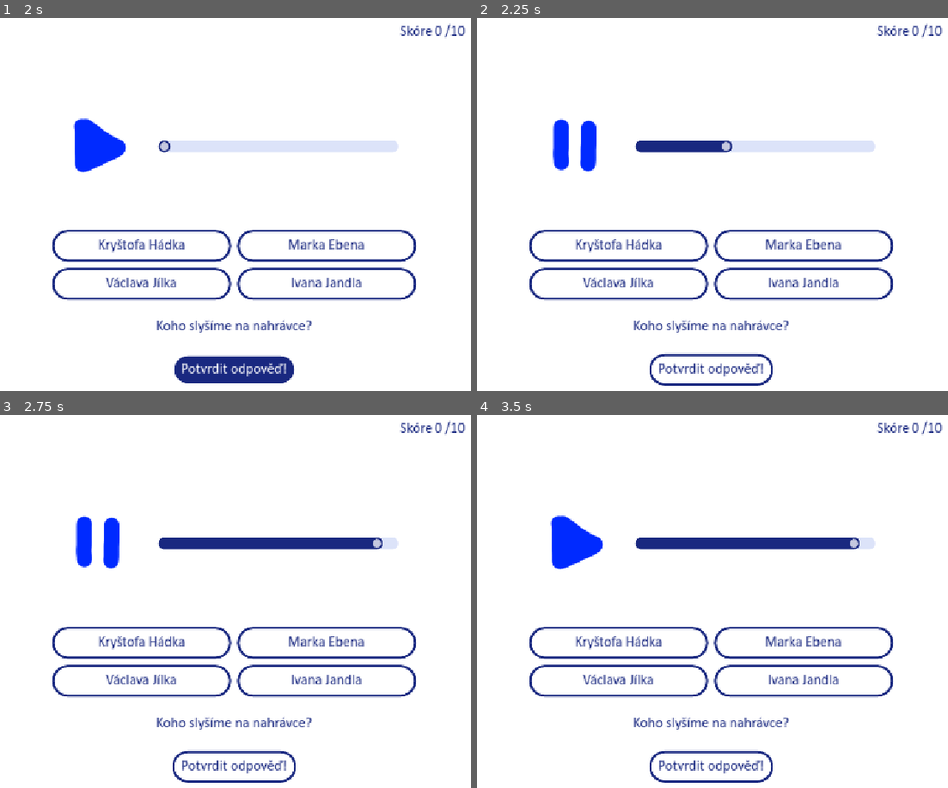
Above: before the commit, frames 1-4 (two rows, left to right).
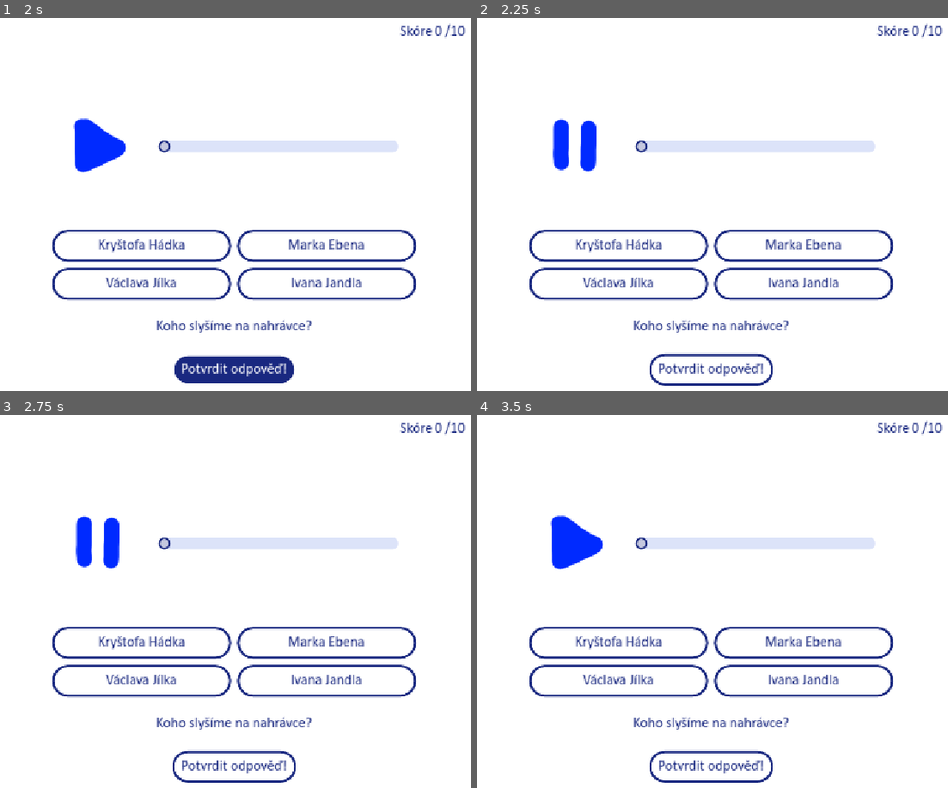
Above: after the commit, the same moments.

Repository: Lavialee/DRDSkviz
Game: Godot game, scene res://scenes/MainMenu.tscn
Two runs of this game, one before a commit and one after it. Both use one fixed random seed, a clock stepped at 60 frames per second and the inputs below.
Inputs (mouse positions are in pixels of both pictures, inside the frame that each line leads up to):
- Up to frame 1 (2 s): click "Hrajem!" at 0.5 s; click "Potvrdit odpověď!" at 1.25 s
- Up to frame 2 (2.25 s): click (575, 144) at 2 s
- Up to frame 3 (2.75 s): no input
- Up to frame 4 (3.5 s): click (575, 541) at 2.75 s

Frame 1 is identical in both runs. In frame 2, 0.6% of the frame differs, in the area x 33-55%, y 32-37%; in frame 3, 1.5%, in the area x 33-82%, y 32-37%; in frame 4, 1.5%.

Commit message:
clean up

Diff:
--- a/scenes/desktop_layout.gd
+++ b/scenes/desktop_layout.gd
@@ -7,6 +7,7 @@
 @onready var media_container = $MarginContainer/VBoxContainer/MediaContainer
 @onready var audio_streamer = $MarginContainer/VBoxContainer/MediaContainer/AudioContainer/PlayButton/Audio
 @onready var audio_timer = $MarginContainer/VBoxContainer/MediaContainer/AudioContainer/AudioTimer
+
 
 var question_data = preload("res://all_questions.tres")
 var italics_font = preload("res://font/calibri-italic.ttf")
@@ -20,9 +21,9 @@
 var correct_answer
 var buttons: Array = []
 var showing_answer = false
+var paused_position = 0.0
+var is_dragging_slider: bool = false
 
-var paused_position = 0.0
-var is_dragging_slider = false  # Track when slider is being dragged
 func _ready() -> void:
 	# Initialize the ButtonGroup
 	answer_group = ButtonGroup.new()
@@ -38,29 +39,19 @@
 	# Assign buttons to the ButtonGroup
 	for button in buttons:
 		button.set_button_group(answer_group)
-	# Connect signals for the slider
-	audio_timer.connect("drag_started", _on_audio_timer_drag_started)
-	audio_timer.connect("drag_ended", _on_audio_timer_drag_ended)
 
 	# Start the game
 	choose_questions()
 	current_question_handling()
 
-func _process(delta):
-# Only update slider position when not being dragged
-	if audio_streamer.stream and audio_streamer.playing and not is_dragging_slider:
-		audio_timer.value = audio_streamer.get_playback_position()
-
-# Choose 10 random multiple-choice questions
-func choose_questions():
+func choose_questions(): # Choose 10 random multiple-choice questions
 	var all_questions = question_data.questions.filter(func(q):
 		return q.question_type == q.QuestionType.MULTIPLE_CHOICE && q.media_path)
 	all_questions.shuffle()
 	selected_questions = all_questions.slice(0, 10)  # Select the first 10 elements
 
-# Take shuffled questions, handle shuffling answers
-func current_question_handling():
-	if current_question_index < selected_questions.size():
+func current_question_handling(): # Take shuffled questions, handle shuffling answers
+	if current_question_index < selected_questions.size():  # Still questions left
 		question = selected_questions[current_question_index]
 		var original_answers = question.answers.duplicate()  # Make a copy of the original answers
 		question.answers.shuffle()  # Shuffle the answers
@@ -69,38 +60,36 @@
 		print("the correct answer is: ",correct_answer)
 		var file_extension = question.media_path.get_extension()
 		if question.media_path:
-			match file_extension:
-				"png","jpg","jpeg":
-					print("this is a picture")
-					$MarginContainer/VBoxContainer/MediaContainer/Photo.set_visible(true)
-					$MarginContainer/VBoxContainer/MediaContainer/AudioContainer.set_visible(false)
-					$MarginContainer/VBoxContainer/MediaContainer/Photo.texture = load(question.media_path)
-				"mp3","wav":
-					print("this is a mp3")
-					$MarginContainer/VBoxContainer/MediaContainer/AudioContainer.set_visible(true)
-					$MarginContainer/VBoxContainer/MediaContainer/Photo.set_visible(false)
-
-					# Load the audio stream
-					var audio_resource = load(question.media_path)
-					audio_streamer.stream = audio_resource
-
-					# Set up slider max value after ensuring the stream is loaded
-					if audio_streamer.stream != null:
-						var audio_length = audio_streamer.stream.get_length()
-						print("Audio length: ", audio_length)
-						$MarginContainer/VBoxContainer/MediaContainer/AudioContainer/AudioTimer.max_value = audio_length
-					else:
-						print("Warning: Audio stream failed to load")
-			print("has media! ", question.media_path)
-			print("this should be the extension: ", file_extension)
+			question_with_media(file_extension)
 		else:
 			media_container.set_visible(false)
 		# Update UI
 		question_label.text = question.question_text
 		assign_answers_to_buttons(question.answers)
-	else:
-		media_container.set_visible(false)
+	else:  # No questions left
 		show_score()
+
+func question_with_media(file_extension: String):
+	match file_extension:
+		"png","jpg","jpeg":
+			$MarginContainer/VBoxContainer/MediaContainer/Photo.set_visible(true)
+			$MarginContainer/VBoxContainer/MediaContainer/AudioContainer.set_visible(false)
+			$MarginContainer/VBoxContainer/MediaContainer/Photo.texture = load(question.media_path)
+		"mp3","wav":
+			$MarginContainer/VBoxContainer/MediaContainer/Photo.set_visible(false)
+			$MarginContainer/VBoxContainer/MediaContainer/AudioContainer.set_visible(true)
+
+			# Load the audio stream
+			var audio_resource = load(question.media_path)
+			audio_streamer.stream = audio_resource
+
+			# Set up slider max value after ensuring the stream is loaded
+			if audio_streamer.stream != null:
+				var audio_length = audio_streamer.stream.get_length()
+				print("Audio length: ", audio_length)
+				$MarginContainer/VBoxContainer/MediaContainer/AudioContainer/AudioTimer.max_value = audio_length
+			else:
+				print("Warning: Audio stream failed to load")
 
 func assign_answers_to_buttons(answers: Array[String]):
 	# First hide all buttons
@@ -112,20 +101,17 @@
 		buttons[i].text = answers[i]
 		buttons[i].visible = true
 
-func show_score():
-	# Display the final score
+func show_score(): 	# Display the final score screen
+	media_container.set_visible(false)
 	question_label.text = "Konec hry! Tvoje skóre: " + str(score)
-
 	for button in buttons:
 		button.visible = false  # Hide all answer buttons
 
 func unpress_all_buttons():
 	for button in buttons:
-		if button is Button:
-			button.set_pressed(false)  # Use set_pressed to unpress the button
+		button.set_pressed(false)
 
-# Called when the confirm button is pressed
-func _on_answer_confirm_pressed() -> void:
+func _on_answer_confirm_pressed() -> void: # Confirm button pressed handling
 	var pressed_button = answer_group.get_pressed_button()
 	if pressed_button:
 		if showing_answer:
@@ -168,14 +154,9 @@
 		# Only advance if an answer was selected
 	else:
 		print("No button selected!")
-		# Maybe show a message to the player that they need to select an answer
+		# Maybe show a message to the player that they need to select an answe
 
-
-func _on_play_button_pressed() -> void:
-	print("Audio stream exists: ", audio_streamer.stream != null)
-	print("Current audio position: ", audio_streamer.get_playback_position())
-	print("Audio playing state before: ", audio_streamer.playing)
-
+func _on_play_button_pressed() -> void: # Audio handling
 	if audio_streamer.playing:
 		# Pause audio and save position
 		paused_position = audio_streamer.get_playback_position()
@@ -190,24 +171,3 @@
 			# Resume from saved position
 			print("Resuming audio from position: ", paused_position)
 			audio_streamer.stream_paused = false
-	print("Audio playing state after: ", audio_streamer.playing)
-	print("Audio paused state after: ", audio_streamer.stream_paused)
-
-# Only seek audio when user is manually changing the slider
-func _on_audio_timer_value_changed(value: float) -> void:
-	if is_dragging_slider:
-		audio_streamer.seek(value)
-
-# Track when slider dragging starts
-func _on_audio_timer_drag_started() -> void:
-	is_dragging_slider = true
-	# Optionally pause audio while dragging
-	if audio_streamer.playing:
-		audio_streamer.stream_paused = true
-
-# Track when slider dragging ends
-func _on_audio_timer_drag_ended(value_changed: bool) -> void:
-	is_dragging_slider = false
-	# Resume audio if it was playing
-	if audio_streamer.playing:
-		audio_streamer.stream_paused = false
--- a/scenes/quiz_layout.gd
+++ /dev/null
@@ -1,39 +0,0 @@
-extends Control
-
-var phone_layout: VBoxContainer
-var desktop_layout: GridContainer
-var buttons: Array  # Array to store the button nodes
-
-func _ready():
-	# Get references to the containers
-	phone_layout = $VBoxContainer
-	desktop_layout = $GridContainer
-
-	# Gather all buttons (assuming they're direct children of Control)
-	buttons = [
-		$Answer1,
-		$Answer2,
-		$Answer3,
-		$Answer4,
-	]
-
-	adjust_layout()  # Set layout on startup
-	get_window().connect("size_changed", Callable(self, "_on_window_size_changed"))
-
-func _on_window_size_changed():
-	adjust_layout()
-
-func adjust_layout():
-	var window_size = get_window().size.x  # Screen width
-	if window_size < 800:  # Phone threshold
-		reparent_buttons(phone_layout)
-	else:  # Desktop threshold
-		reparent_buttons(desktop_layout)
-
-func reparent_buttons(target_container):
-	for button in buttons:
-		# Remove the button from its current parent
-		if button.get_parent() != target_container:
-			button.get_parent().remove_child(button)
-			# Add the button to the target container
-			target_container.add_child(button)
Not shown, removed: scenes/quiz_layout.gd.uid
